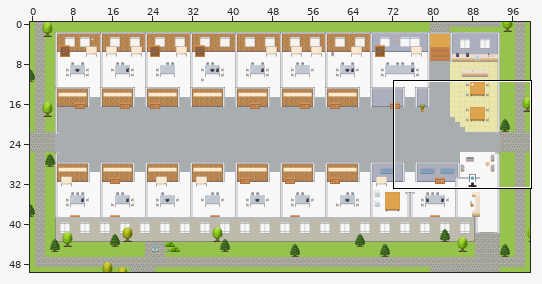
One commit to this Tiled map (JSON): maps/Infrastructure-Platform.tmj. The first picture is a wide view before the edit; the outline marks the close-up.
Close-up. Earlier state:
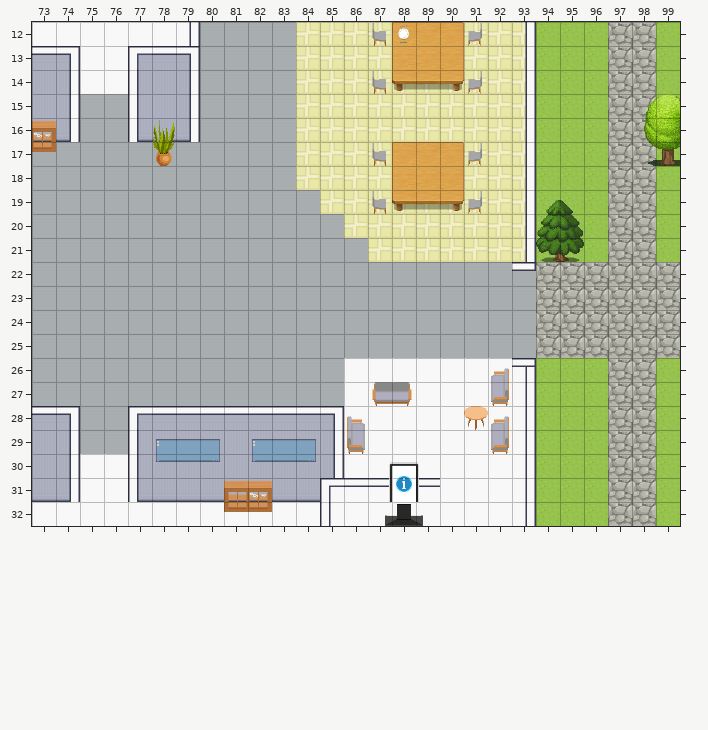
Cells are 32x32 px. Shown: x 73..99, y 12..32. The commit also changed other parts of the map, which this record leaves out.
The result:
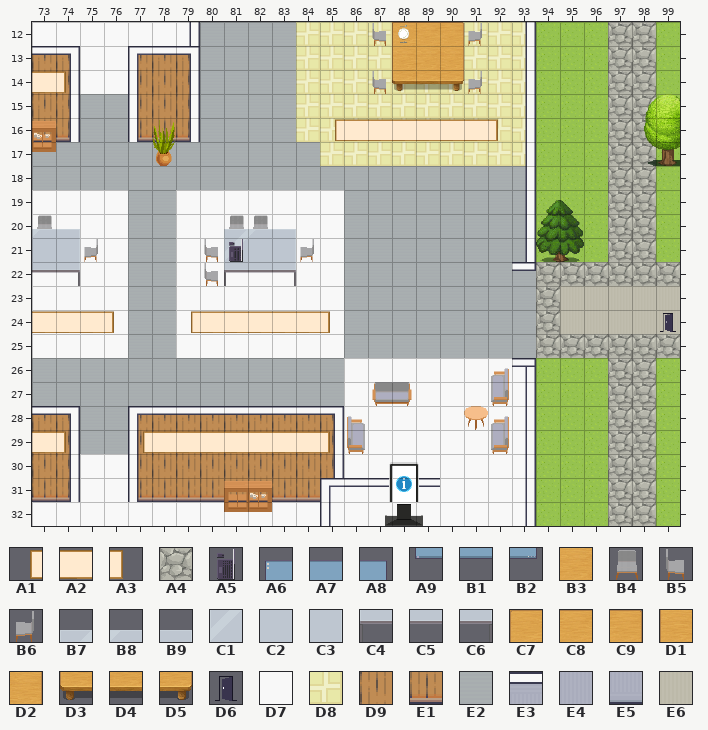
Key: from "Decoration": A1 49, A2 50, A3 51; from "Exterior": A4 638; from "Misc": A5 25, A6 40, A7 41, A8 42, A9 50, B1 51, B2 52; from "Room_Builder": B3 378; from "Seats": B4 117, B5 119, B6 120; from "Tables": B7 5, B8 6, B9 7, C1 15, C2 16, C3 17, C4 25, C5 26, C6 27, C7 200, C8 201, C9 202, D1 210, D2 212, D3 220, D4 221, D5 222; from "User_Zones": D6 65; from "room2": D7 66, D8 148, D9 192, E1 205, E2 216, E3 290, E4 294, E5 307, E6 328.
__ is an empty cell.
Edits made:
Layer "outside":
Tile A4 gives way to tile E6 in rows 23 to 24 at x 95 to 99.
Layer "floors":
Tile E2 gives way to one hidden under a higher layer in row 21 at x 73 to 74 and 81 to 83.
Tile D8 gives way to tile D7 in row 19 at x 85.
Tile E2 gives way to tile D7 in row 19 at x 73 to 76 and 79 to 84; in row 20 at x 73 to 76 and 79 to 85; in row 21 at x 75 to 76, 79 to 80 and 84 to 85; in rows 22 to 25 at x 73 to 76 and 79 to 85.
The edit adds tile E2 in row 18 at x 88 to 90.
Tile D8 gives way to tile E2 in row 17 at x 84; in row 18 at x 84 to 87 and 91 to 93; in rows 19 to 20 at x 86 to 93; in row 21 at x 87 to 93.
Layer "back wall":
Tile E3 gives way to tile D9 in row 13 at x 73 to 74 and 77 to 79; in row 28 at x 73 to 74 and 77 to 85.
Tile E4 gives way to tile D9 in rows 14 to 15 at x 73 to 74 and 77 to 79; in rows 29 to 30 at x 73 to 74 and 77 to 85.
Tile E5 gives way to tile E1 in row 16 at x 73 to 74 and 77 to 79; in row 31 at x 73 to 74 and 77 to 84.
Layer "furniture":
Tile B3 is removed in row 18 at x 89.
Tile B5 is removed in row 17 at x 87; in row 19 at x 87.
Tile B6 is removed in row 17 at x 91; in row 19 at x 91.
Tile C7 is removed in row 17 at x 88.
Tile C8 is removed in row 17 at x 89.
Tile C9 is removed in row 17 at x 90.
Tile D1 is removed in row 18 at x 88.
Tile D2 is removed in row 18 at x 90.
Tile D3 is removed in row 19 at x 88.
Tile D4 is removed in row 19 at x 89.
Tile D5 is removed in row 19 at x 90.
Layer "seats":
The edit adds tile B4 in row 20 at x 73 and 81 to 82.
The edit adds tile B5 in rows 21 to 22 at x 80.
The edit adds tile B6 in row 21 at x 75 and 84.
Layer "decor":
The edit adds tile A1 in row 16 at x 85; in row 24 at x 79; in row 29 at x 77.
The edit adds tile A2 in row 14 at x 73; in row 16 at x 86 to 91; in row 24 at x 73 to 75 and 80 to 84; in row 29 at x 73 and 78 to 84.
The edit adds tile A3 in row 14 at x 74; in row 16 at x 92; in row 24 at x 76 and 85; in row 29 at x 74 and 85.
The edit adds tile B7 in row 20 at x 81.
The edit adds tile B8 in row 20 at x 73 and 82.
The edit adds tile B9 in row 20 at x 74 and 83.
The edit adds tile C1 in row 21 at x 81.
The edit adds tile C2 in row 21 at x 73 and 82.
The edit adds tile C3 in row 21 at x 74 and 83.
The edit adds tile C4 in row 22 at x 81.
The edit adds tile C5 in row 22 at x 73 and 82.
The edit adds tile C6 in row 22 at x 74 and 83.
Layer "tech":
The edit adds tile A5 in row 21 at x 81.
Tile A6 is removed in row 29 at x 78 and 82.
Tile A7 is removed in row 29 at x 79 and 83.
Tile A8 is removed in row 29 at x 80 and 84.
Tile A9 is removed in row 30 at x 78 and 82.
Tile B1 is removed in row 30 at x 79 and 83.
Tile B2 is removed in row 30 at x 80 and 84.
Layer "zones":
The edit adds tile D6 in row 24 at x 99.
Pixel boxes of the changes (left, top, right, bottom) in both close-ups:
changed: (32, 55, 70, 141)
changed: (138, 55, 526, 358)
changed: (32, 190, 128, 358)
changed: (560, 286, 680, 334)
changed: (32, 415, 70, 501)
changed: (138, 415, 334, 501)
